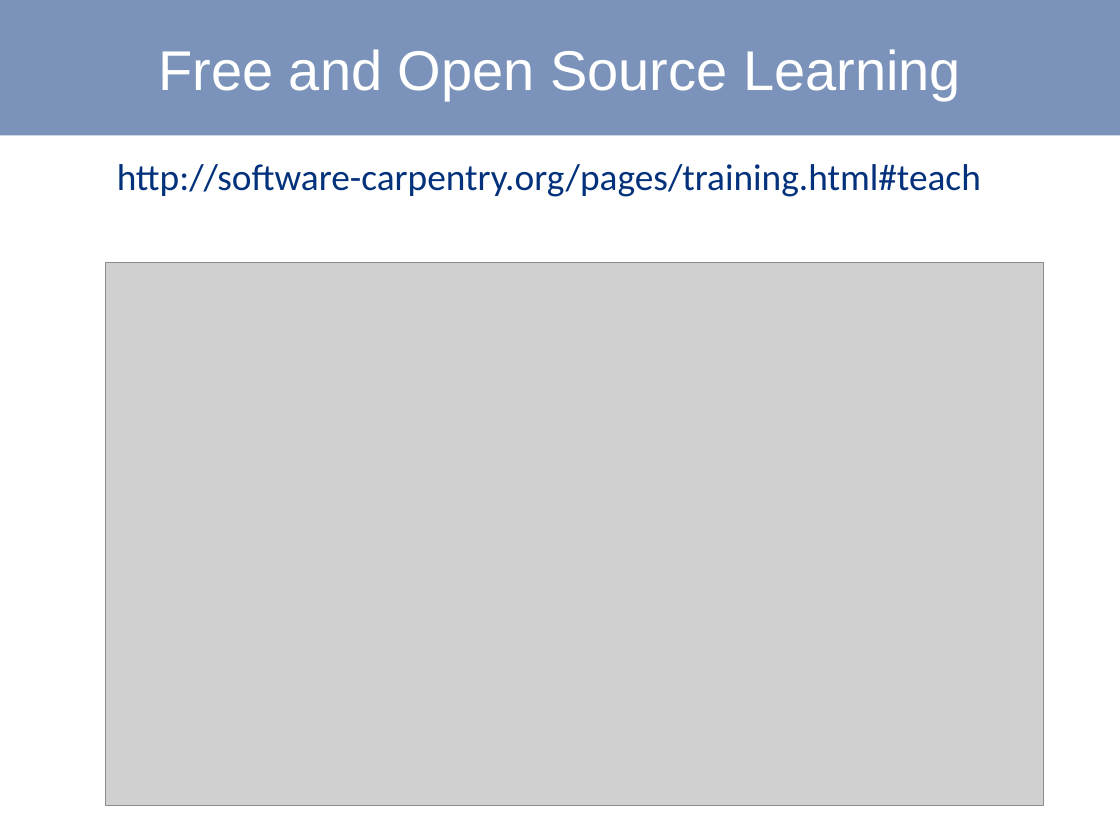
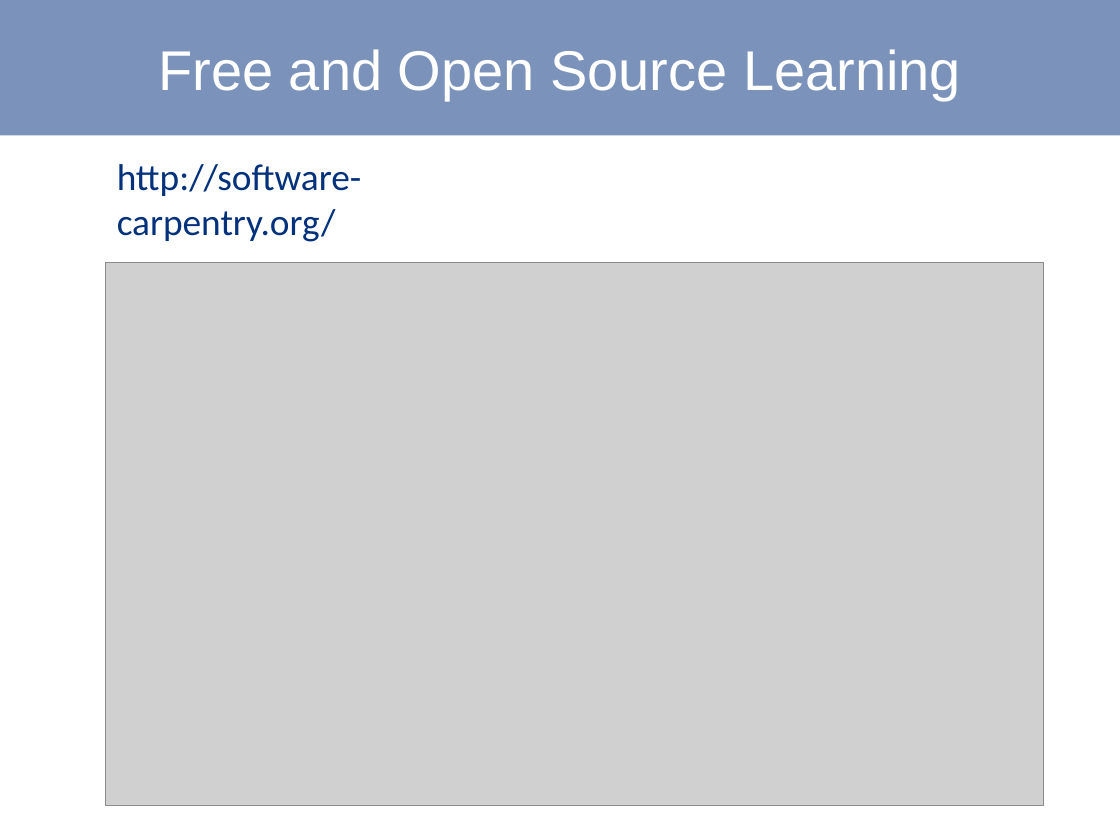
Before and after one commit to danmaclean/mpmi_training, a slide deck: slide 11 of swc.pptx (slide 13 before the commit). Drawn at 1120x840 pixels with LibreOffice and Linux fonts; fonts in the diff are those of the drawing; grey boxes stand for pictures. Boxes give left, top, right and bottom in pixels: in the first picture for what was removed or moved away, otherwise in the second. Text is boxed around its words. In the diff, an @@ line names an element or a change of style, - is before the commit and + after.

```diff
--- a/swc.pptx
+++ b/swc.pptx
@@ text at (117,164,362,242): text changed @@
-http://software-carpentry.org/pages/training.html#teach
+http://software-carpentry.org/
```
Also in this commit, not shown: 1 other slide changed, 2 slides removed.
